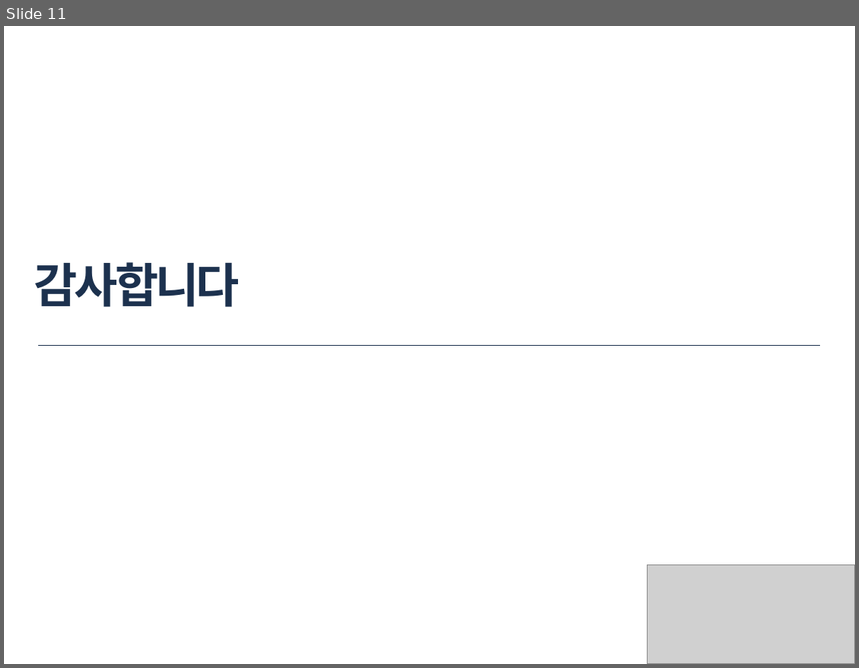
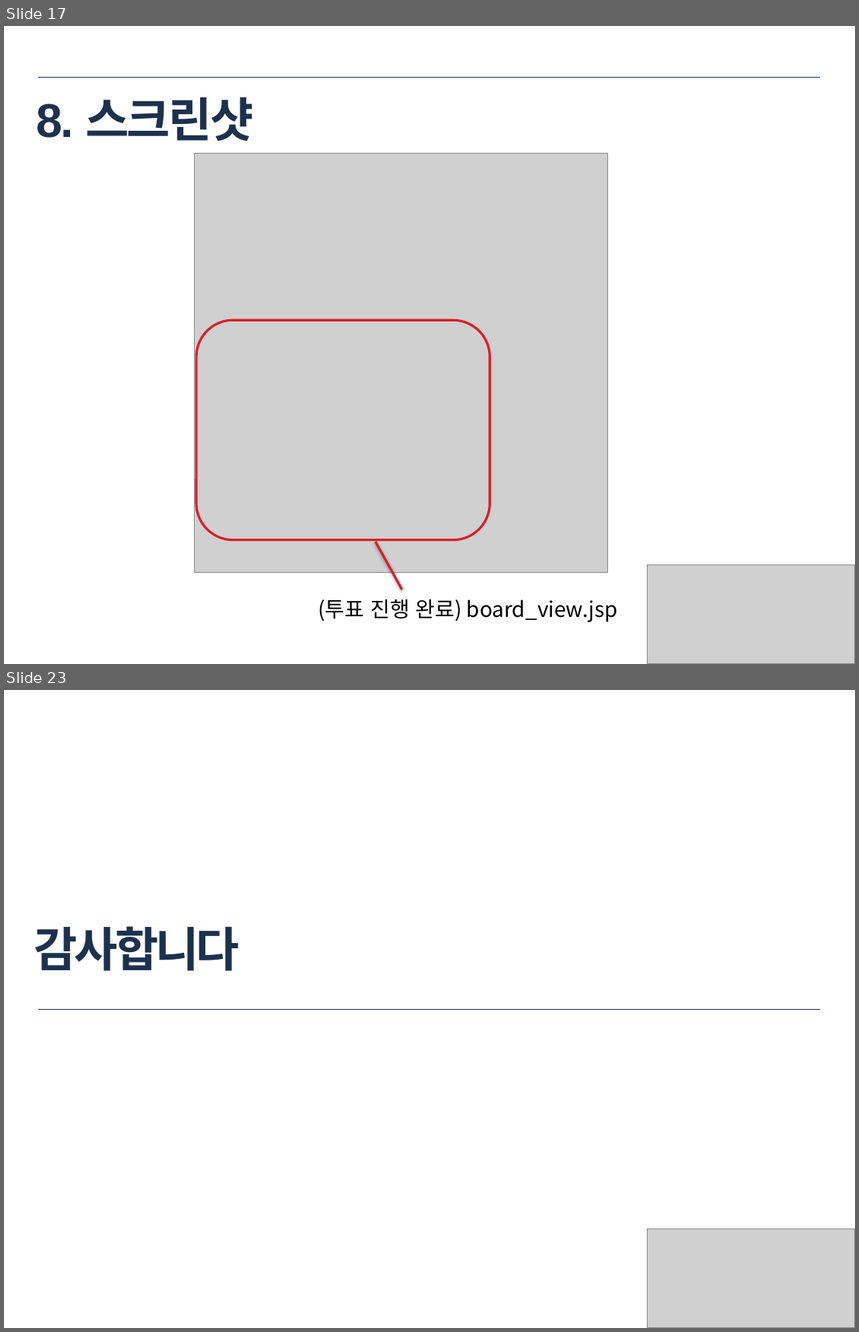
Before and after one commit to icto55-2-juree/WoojuProject, a slide deck: documents/Icto55_2_project(석주리, 최우).pptx. Shown one above the other, each under a label of ours: slide 11 before the commit, slides 17 and 23 after it; the slides between them are not shown. The pictures are 859x668 and 859x1332 pixels, drawn with LibreOffice and Linux fonts; fonts in the diff are those of the drawing; grey boxes stand for pictures. Boxes give left, top, right and bottom in pixels: in the first picture for what was removed or moved away, otherwise in the second. Text is boxed around its words. In the diff, an @@ line names an element or a change of style, - is before the commit and + after.

```diff
--- a/documents/Icto55_2_project(석주리, 최우).pptx
+++ b/documents/Icto55_2_project(석주리, 최우).pptx
@@ slide 17 added at [4,26,855,664], background #FFFFFF @@
@@ line added from (38, 77) to (820, 77), #1C314E 0.25 pt @@
@@ title added at [37,97,254,142], 40 pt, text #1C314E, bold @@
+8. 스크린샷
@@ picture added at [195,153,607,572] @@
@@ rounded rectangle added at [196,321,490,540], outline #DA1F28 2 pt @@
@@ line added from (375, 542) to (402, 589), #DA1F28 2 pt @@
@@ picture added at [648,565,855,664] @@
@@ text added at [318,600,618,623], 18 pt, text #000000 @@
+(투표 진행 완료) board_view.jsp
@@ what was slide 11 is now slide 23 @@
```
Also in this commit, not shown: 8 slides changed, 12 other slides added, 1 slide removed, 2 other files.
